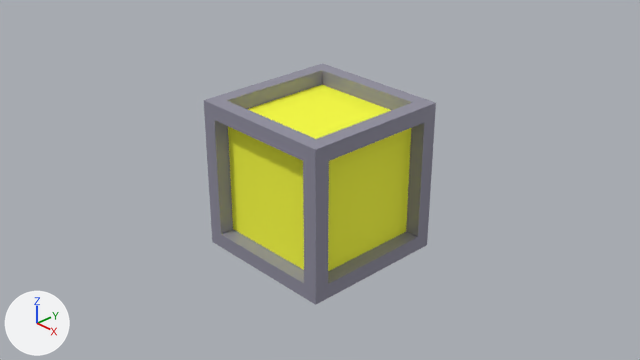
What one commit did to the Blender file Blender/Crate.blend.
Before and after are seen from the file's camera 'Camera'. Lighting does not change. The marker at lower left points along +X, +Y and +Z. The first picture is the older version.
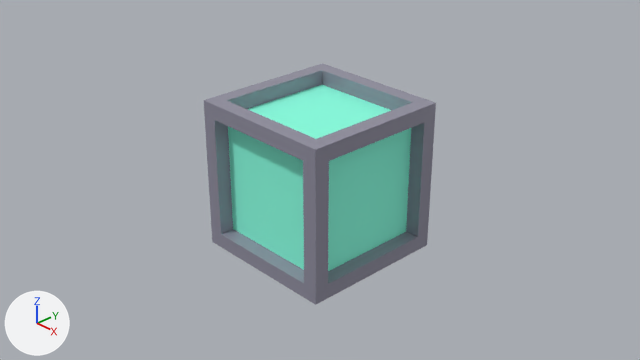
Where the change shows, as pixel boxes (x1, y1, x2, y2) in the pictures (640 x 360 px):
```json
{"object": "Cube", "change": "recoloured", "before": [214, 69, 425, 284], "after": [214, 69, 425, 284], "on screen": "yellow to cyan"}
```

The change, as JSON lines over the scene's bpy script:
```json
{"op": "set", "path": "mat_wood.base_color", "old": "(0.956, 1.0, 0.0454)", "new": "(0.251, 1.0, 0.76)", "note": "yellow #faff3c -> cyan #89ffe2"}
```
